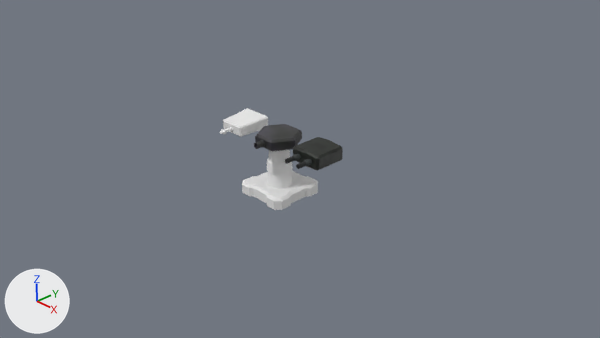
The Blender file TowerDefense/Blender/TowerDefense.blend: old version first, new version second.
Both versions are drawn from the file's camera 'Camera'. Lighting does not change. The marker at lower left points along +X, +Y and +Z.

Objects in the first picture: 'Base', 'LaserGun', 'MachineGun', 'MissileGun', 'Stand'.
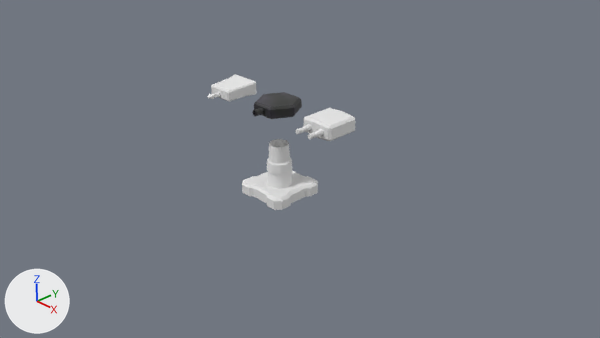
What differs and where, as boxes (x1, y1, x2, y2) in the pictures (600 x 338 px):
'MachineGun', recoloured, moved: before (285, 137, 343, 171); after (295, 108, 355, 141)
'MissileGun', moved: before (254, 124, 302, 152); after (252, 92, 302, 119)
'LaserGun', moved: before (220, 108, 268, 137); after (208, 74, 257, 101)

Edits to the bpy script that builds the scene:
```text
Add mat_material_004:
    mat_material_004 = diffuse_material('Material.004')
    mat_material_004.base_color = (0.8, 0.8, 0.8)  # white #e7e7e7
Change me_cube_002:
    where me_cube_002.from_pydata(...)  # 128 vertices, 108 faces; spans x -0.288..0.288, y -0.541..0.288, z -0.144..0.144
    remove me_cube_002.materials.append(mat_machineguntex)  # picture img_machineguntex
    add me_cube_002.materials.append(mat_material_004)  # white #e7e7e7
Change ob_missilegun:
    ob_missilegun.location: (0.0, 0.0, 1.0) -> (0.0, 0.0, 1.56)
Change ob_lasergun:
    ob_lasergun.location: (-0.89, 0.0, 1.01) -> (-1.17, 0.0, 1.57)
Change ob_machinegun:
    ob_machinegun.location: (0.91, 0.0, 1.02) -> (1.16, 0.0, 1.58)
```
